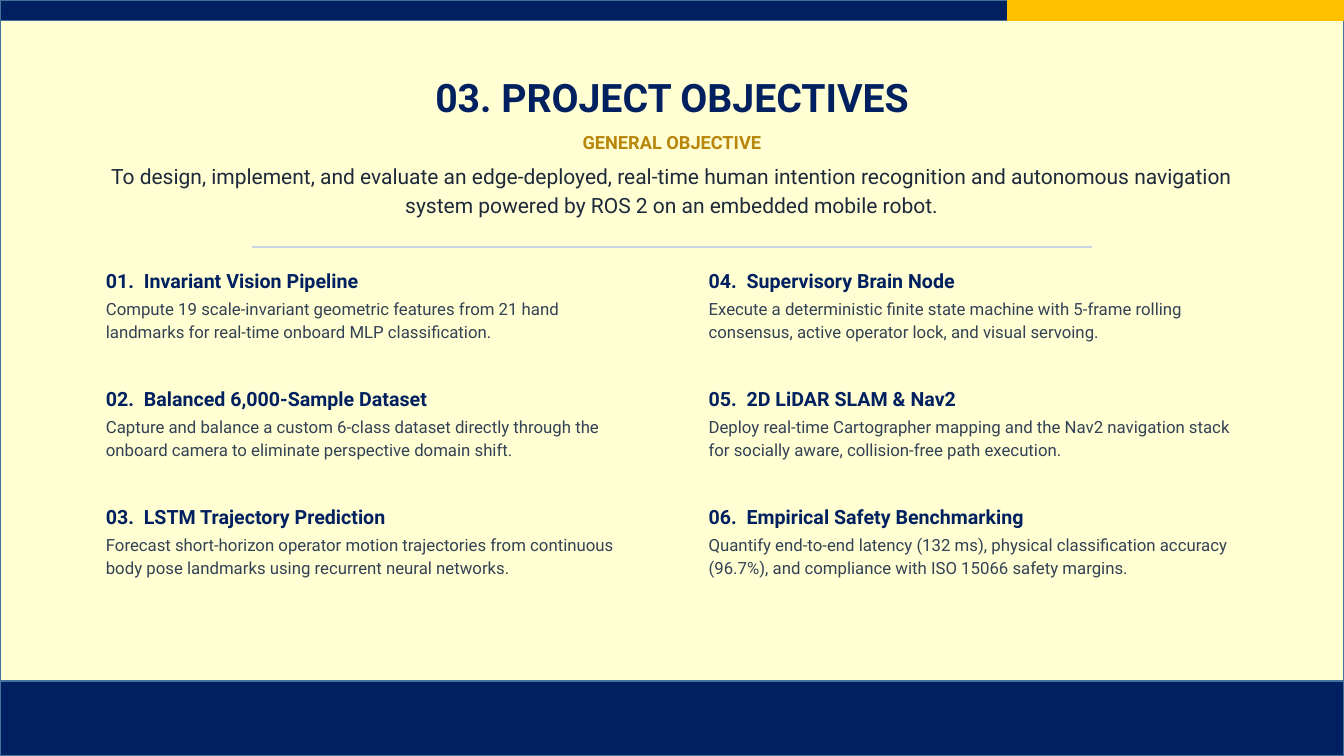
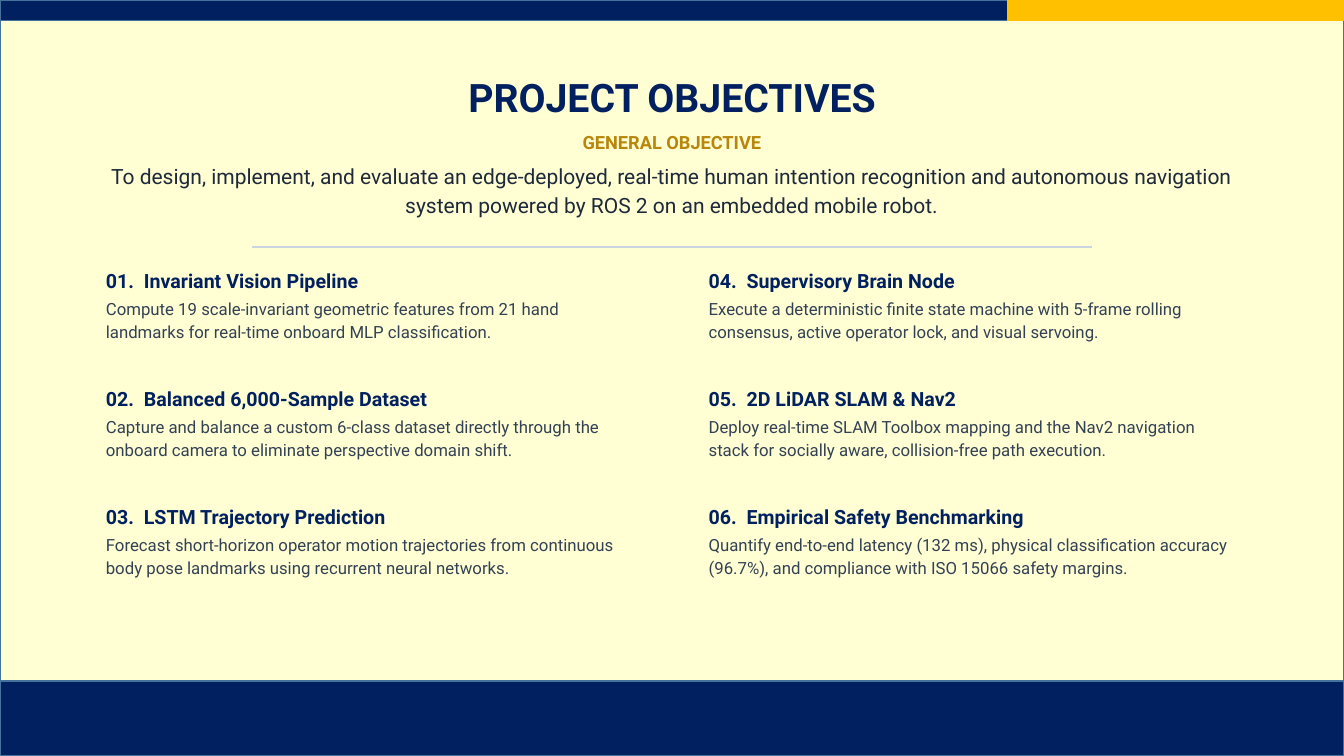
Before and after one commit to AJFACULTY/Intention-Recognition, a slide deck: slide 5 of write_up/Project Final Defense Slides_FINAL.pptx. Drawn at 1344x756 pixels with LibreOffice and Linux fonts; fonts in the diff are those of the drawing; background and template pictures are left out. Boxes give left, top, right and bottom in pixels: in the first picture for what was removed or moved away, otherwise in the second. Text is boxed around its words. In the diff, an @@ line names an element or a change of style, - is before the commit and + after.

Commit message:
fix: remove unproven eye blink wording, harmonize all 15 slide titles with outline, and eliminate discrepancies

```diff
--- a/write_up/Project Final Defense Slides_FINAL.pptx
+++ b/write_up/Project Final Defense Slides_FINAL.pptx
@@ title at (468,83,875,113): text changed @@
-03. PROJECT OBJECTIVES
+PROJECT OBJECTIVES
@@ text at (709,420,1194,460): text changed @@
-Deploy real-time Cartographer mapping and the Nav2 navigation stack for socially aware, collision-free path execution.
+Deploy real-time SLAM Toolbox mapping and the Nav2 navigation stack for socially aware, collision-free path execution.
```
Also in this commit, not shown: 12 other slides changed, 15 other files.
